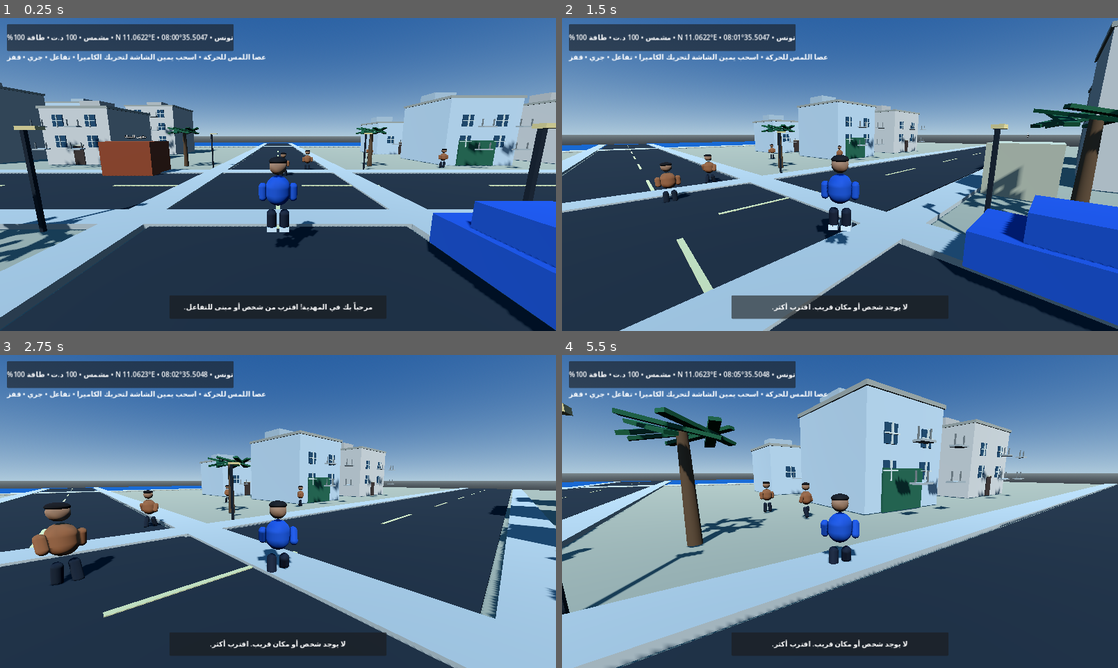
Above: before the commit, frames 1-4 (two rows, left to right).
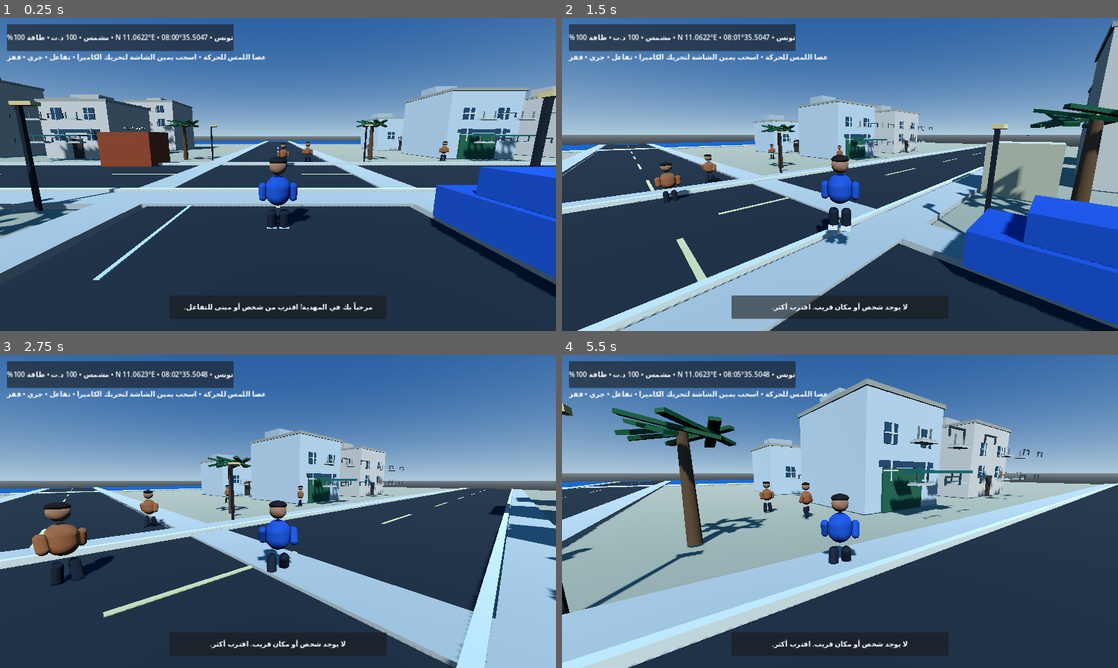
Above: after the commit, the same moments.

Repository: stevennpllk-crypto/REAL-LIFE-MAHDIA
Game: Godot game, scene res://scenes/Main.tscn
Two runs of this game, one before a commit and one after it. Both use one fixed random seed, a clock stepped at 60 frames per second and the inputs below.
Inputs (mouse positions are in pixels of both pictures, inside the frame that each line leads up to):
- Up to frame 1 (0.25 s): no input
- Up to frame 2 (1.5 s): tap Enter at 0.5 s; move the mouse to (867, 174) at 0.52 s; hold W (move_forward) from 0.53 s (still down); tap E (interact) at 0.6 s; tap Space (jump) at 0.77 s; move the mouse to (812, 174) at 1.27 s; tap Shift (run) at 1.35 s
- Up to frame 3 (2.75 s): keep holding W (move_forward); tap Space (jump) at 1.52 s; move the mouse to (289, 505) at 2.02 s; tap E (interact) at 2.1 s
- Up to frame 4 (5.5 s): keep holding W (move_forward); move the mouse to (834, 517) at 2.77 s; tap Shift (run) at 2.85, 4.35 s; tap Space (jump) at 3.02, 3.77, 4.52 s; move the mouse to (878, 514) at 3.52 s; tap E (interact) at 3.6, 5.1 s; move the mouse to (795, 508) at 4.27 s; move the mouse to (845, 511) at 5.02 s

The runs differ from the first frame. In frame 1, 29% of the frame differs, in the area x 0-100%, y 18-100%; in frame 2, 3.2%; in frame 3, 3.1%; in frame 4, 5.6%.

Commit message:
Improve Mahdia streetscape with crossings, curbs, balconies and shopfronts

Diff:
--- a/scripts/main.gd
+++ b/scripts/main.gd
@@ -99,6 +99,15 @@
 		_box(self, Vector3(5.0, 0.025, 0.16), Vector3(float(x), 0.11, 0), Color(0.92, 0.84, 0.58))
 	for z in range(-80, 81, 12):
 		_box(self, Vector3(0.16, 0.025, 5.0), Vector3(0, 0.12, float(z)), Color(0.92, 0.84, 0.58))
+	# Pedestrian crossings and raised curbs.
+	for i in range(7):
+		_box(self, Vector3(0.72, 0.035, 0.16), Vector3(-4.0 + float(i) * 1.3, 0.13, -5.1), Color(0.94, 0.92, 0.84))
+		_box(self, Vector3(0.72, 0.035, 0.16), Vector3(-4.0 + float(i) * 1.3, 0.13, 5.1), Color(0.94, 0.92, 0.84))
+	_box(self, Vector3(180, 0.28, 0.22), Vector3(0, 0.17, -4.55), Color(0.91, 0.88, 0.78))
+	_box(self, Vector3(180, 0.28, 0.22), Vector3(0, 0.17, 4.55), Color(0.91, 0.88, 0.78))
+	for bay in range(5):
+		var bx := -31.0 + float(bay) * 7.0
+		_box(self, Vector3(0.10, 0.025, 4.0), Vector3(bx, 0.13, 8.2), Color(0.86, 0.87, 0.82))
 
 	# Sidewalk strips.
 	for side in [-1.0, 1.0]:
@@ -159,6 +168,15 @@
 			_box(building, Vector3(1.25, 0.12, 0.65), Vector3(wx, y - 0.73, d * 0.78), Color(0.74, 0.72, 0.66))
 			_box(building, Vector3(0.08, 0.65, 0.08), Vector3(wx - 0.55, y - 0.35, d * 0.78), Color(0.55, 0.53, 0.48))
 			_box(building, Vector3(0.08, 0.65, 0.08), Vector3(wx + 0.55, y - 0.35, d * 0.78), Color(0.55, 0.53, 0.48))
+			_box(building, Vector3(1.55, 0.12, 0.72), Vector3(wx, y - 0.78, d * 0.78), Color(0.86, 0.83, 0.75))
+			_box(building, Vector3(1.45, 0.08, 0.08), Vector3(wx, y - 0.35, d * 0.98), Color(0.24, 0.29, 0.30))
+			_box(building, Vector3(0.08, 0.42, 0.08), Vector3(wx - 0.68, y - 0.56, d * 0.98), Color(0.24, 0.29, 0.30))
+			_box(building, Vector3(0.08, 0.42, 0.08), Vector3(wx + 0.68, y - 0.56, d * 0.98), Color(0.24, 0.29, 0.30))
+	if seed_value % 3 == 0:
+		_box(building, Vector3(w * 0.72, 0.18, 1.15), Vector3(0, 2.55, d * 0.78), Color(0.12, 0.43, 0.39))
+		_box(building, Vector3(w * 0.72, 0.42, 0.12), Vector3(0, 3.05, d * 0.51), Color(0.18, 0.31, 0.39))
+	else:
+		_box(building, Vector3(1.55, 0.16, 0.34), Vector3(0, 2.28, d * 0.68), Color(0.72, 0.42, 0.22))
 	var collision := CollisionShape3D.new()
 	var shape := BoxShape3D.new()
 	shape.size = size
@@ -196,7 +214,7 @@
 func _spawn_player() -> void:
 	player = CharacterBody3D.new()
 	player.set_script(PLAYER_SCRIPT)
-	player.position = Vector3(0, 1, 8)
+	player.position = Vector3(0, 0.03, 8)
 	player.name = "Player"
 	add_child(player)
 
